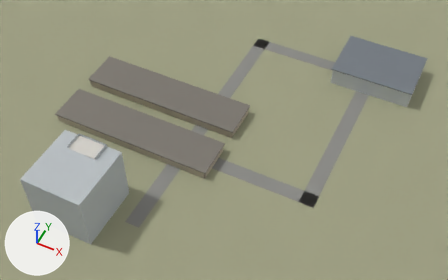
Before and after pictures for a commit that changed the Blender file blender/terrace_eggs.blend.
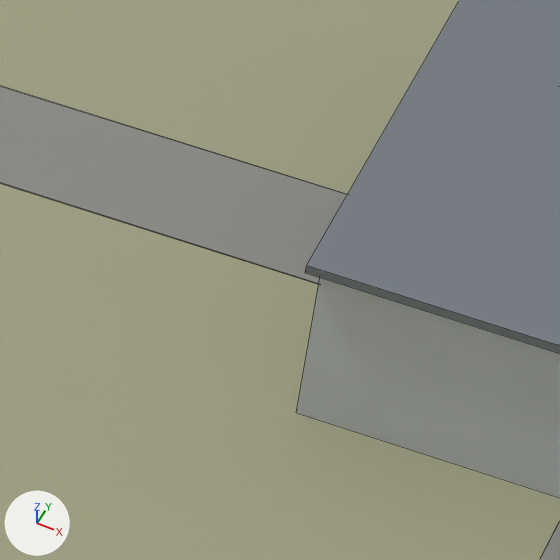
The first picture shows the older version from a camera (50 mm lens) standing at (109.2, -105.7, 167.6) and looking at (34.1, 44.5, -20.2). The close-ups show the older and then the newer version on the part from 68% to 79% of the width and 16% to 34% of the height of that picture. Only the edits that show in the close-ups are written down. Arrows for +X, +Y and +Z are at lower left; the lights stay in place. The close-ups show mesh edges as thin lines.

In view in the first close-up: 'GROUND_EGGS', 'PACKING_EGGS_CENTER', 'PACKING_EGGS_ROOF', 'ROAD_EGGS'.
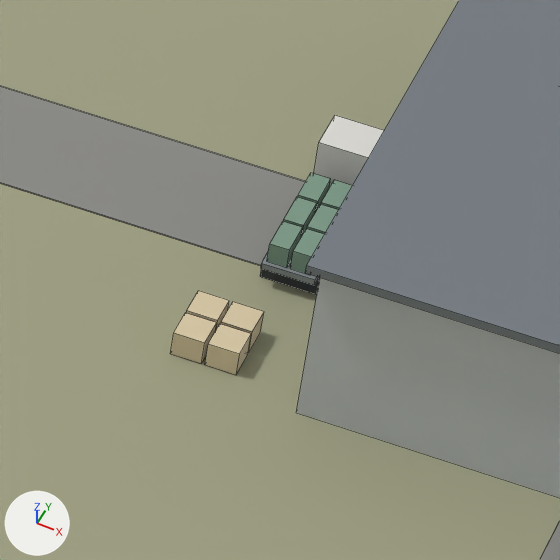
Boxes [x1, y1, x2, y2] around the edits, measured in the close-ups (560 x 560 px):
'TRUCK_EGGS_DELIVERY_BODY', added: after [260, 115, 384, 294]
'CARTONS_EGGS_PACKED_02', added (beige): after [205, 324, 251, 375]
'CARTONS_EGGS_PACKED_01', added (beige): after [170, 313, 216, 364]
'CARGO_EGGS_DELIVERY_01', added: after [267, 221, 303, 268]
'CARTONS_EGGS_PACKED_04', added (beige): after [221, 302, 264, 353]
'CARTONS_EGGS_PACKED_03', added (beige): after [186, 291, 229, 331]
'CARGO_EGGS_DELIVERY_02', added: after [290, 229, 324, 275]
'CARGO_EGGS_DELIVERY_03', added: after [284, 197, 317, 236]
'CARGO_EGGS_DELIVERY_05', added: after [298, 173, 331, 212]
'CARGO_EGGS_DELIVERY_04', added: after [307, 204, 338, 234]
'CARGO_EGGS_DELIVERY_06', added: after [321, 180, 352, 210]

Patch to the scene script:
```diff
--- a/blender/terrace_eggs.blend.py
+++ b/blender/terrace_eggs.blend.py
@@ ob_cargo_eggs_delivery_06 @@
+ob_cargo_eggs_delivery_06 = bpy.data.objects.new('CARGO_EGGS_DELIVERY_06', me_me_cargo_eggs_delivery_06)  # a box spanning x 1.05..1.95, y 3.5..5.1, z 0.0..1.0; in mat_m_crate (greyish green #7e9c88)
+ob_cargo_eggs_delivery_06.parent = ob_cargo_eggs_delivery
+ob_cargo_eggs_delivery_06.location = (0.0, 0.0, 0.0)
@@ ob_cargo_eggs_delivery @@
+ob_cargo_eggs_delivery = bpy.data.objects.new('CARGO_EGGS_DELIVERY', None)
+ob_cargo_eggs_delivery.parent = ob_truck_eggs_delivery
+ob_cargo_eggs_delivery.location = (-1.05, -4.0, 1.2)
@@ ob_truck_eggs_delivery @@
+ob_truck_eggs_delivery = bpy.data.objects.new('TRUCK_EGGS_DELIVERY', None)
+ob_truck_eggs_delivery.parent = ob_terrace_eggs_root
+ob_truck_eggs_delivery.location = (57.0, 111.0, -23.95)
@@ ob_cargo_eggs_delivery_05 @@
+ob_cargo_eggs_delivery_05 = bpy.data.objects.new('CARGO_EGGS_DELIVERY_05', me_me_cargo_eggs_delivery_05)  # a box spanning x 0.0..0.9, y 3.5..5.1, z 0.0..1.0; in mat_m_crate (greyish green #7e9c88)
+ob_cargo_eggs_delivery_05.parent = ob_cargo_eggs_delivery
+ob_cargo_eggs_delivery_05.location = (0.0, 0.0, 0.0)
@@ ob_cargo_eggs_delivery_04 @@
+ob_cargo_eggs_delivery_04 = bpy.data.objects.new('CARGO_EGGS_DELIVERY_04', me_me_cargo_eggs_delivery_04)  # a box spanning x 1.05..1.95, y 1.75..3.35, z 0.0..1.0; in mat_m_crate (greyish green #7e9c88)
+ob_cargo_eggs_delivery_04.parent = ob_cargo_eggs_delivery
+ob_cargo_eggs_delivery_04.location = (0.0, 0.0, 0.0)
@@ ob_cargo_eggs_delivery_03 @@
+ob_cargo_eggs_delivery_03 = bpy.data.objects.new('CARGO_EGGS_DELIVERY_03', me_me_cargo_eggs_delivery_03)  # a box spanning x 0.0..0.9, y 1.75..3.35, z 0.0..1.0; in mat_m_crate (greyish green #7e9c88)
+ob_cargo_eggs_delivery_03.parent = ob_cargo_eggs_delivery
+ob_cargo_eggs_delivery_03.location = (0.0, 0.0, 0.0)
@@ ob_cargo_eggs_delivery_02 @@
+ob_cargo_eggs_delivery_02 = bpy.data.objects.new('CARGO_EGGS_DELIVERY_02', me_me_cargo_eggs_delivery_02)  # a box spanning x 1.05..1.95, y 0.0..1.6, z 0.0..1.0; in mat_m_crate (greyish green #7e9c88)
+ob_cargo_eggs_delivery_02.parent = ob_cargo_eggs_delivery
+ob_cargo_eggs_delivery_02.location = (0.0, 0.0, 0.0)
@@ ob_cargo_eggs_delivery_01 @@
+ob_cargo_eggs_delivery_01 = bpy.data.objects.new('CARGO_EGGS_DELIVERY_01', me_me_cargo_eggs_delivery_01)  # a box spanning x 0.0..0.9, y 0.0..1.6, z 0.0..1.0; in mat_m_crate (greyish green #7e9c88)
+ob_cargo_eggs_delivery_01.parent = ob_cargo_eggs_delivery
+ob_cargo_eggs_delivery_01.location = (0.0, 0.0, 0.0)
@@ ob_truck_eggs_delivery_body @@
+ob_truck_eggs_delivery_body = bpy.data.objects.new('TRUCK_EGGS_DELIVERY_BODY', me_me_truck_eggs_delivery_body)  # a box spanning x -1.2..1.2, y 2.2..4.2, z 0.4..3.0, material slot 0; a box spanning x -1.2..1.2, y -4.2..2.0, z 0.9..1.2, material slot 1; a box spanning x -1.3..1.3, y -3.7..-2.7, z 0.0..0.9, material slot 2; a box spanning x -1.3..1.3, y 2.7..3.7, z 0.0..0.9, material slot 2; in mat_m_truck_cab (white #e6e4de), mat_m_truck_bed (grey #8f969a), mat_m_truck_wheel (dark grey #3e4245)
+ob_truck_eggs_delivery_body.parent = ob_truck_eggs_delivery
+ob_truck_eggs_delivery_body.location = (0.0, 0.0, 0.0)
@@ ob_cartons_eggs_packed_04 @@
+ob_cartons_eggs_packed_04 = bpy.data.objects.new('CARTONS_EGGS_PACKED_04', me_me_cartons_eggs_packed_04)  # a box spanning x 1.55..2.95, y 1.55..2.95, z 0.0..1.2; in mat_m_carton (beige #d9c9a6)
+ob_cartons_eggs_packed_04.parent = ob_cartons_eggs_packed
+ob_cartons_eggs_packed_04.location = (0.0, 0.0, 0.0)
@@ ob_cartons_eggs_packed @@
+ob_cartons_eggs_packed = bpy.data.objects.new('CARTONS_EGGS_PACKED', None)
+ob_cartons_eggs_packed.parent = ob_terrace_eggs_root
+ob_cartons_eggs_packed.location = (54.0, 101.0, -23.95)
@@ ob_cartons_eggs_packed_03 @@
+ob_cartons_eggs_packed_03 = bpy.data.objects.new('CARTONS_EGGS_PACKED_03', me_me_cartons_eggs_packed_03)  # a box spanning x 0.0..1.4, y 1.55..2.95, z 0.0..1.2; in mat_m_carton (beige #d9c9a6)
+ob_cartons_eggs_packed_03.parent = ob_cartons_eggs_packed
+ob_cartons_eggs_packed_03.location = (0.0, 0.0, 0.0)
@@ ob_cartons_eggs_packed_02 @@
+ob_cartons_eggs_packed_02 = bpy.data.objects.new('CARTONS_EGGS_PACKED_02', me_me_cartons_eggs_packed_02)  # a box spanning x 1.55..2.95, y 0.0..1.4, z 0.0..1.2; in mat_m_carton (beige #d9c9a6)
+ob_cartons_eggs_packed_02.parent = ob_cartons_eggs_packed
+ob_cartons_eggs_packed_02.location = (0.0, 0.0, 0.0)
@@ ob_cartons_eggs_packed_01 @@
+ob_cartons_eggs_packed_01 = bpy.data.objects.new('CARTONS_EGGS_PACKED_01', me_me_cartons_eggs_packed_01)  # a box spanning x 0.0..1.4, y 0.0..1.4, z 0.0..1.2; in mat_m_carton (beige #d9c9a6)
+ob_cartons_eggs_packed_01.parent = ob_cartons_eggs_packed
+ob_cartons_eggs_packed_01.location = (0.0, 0.0, 0.0)
```
